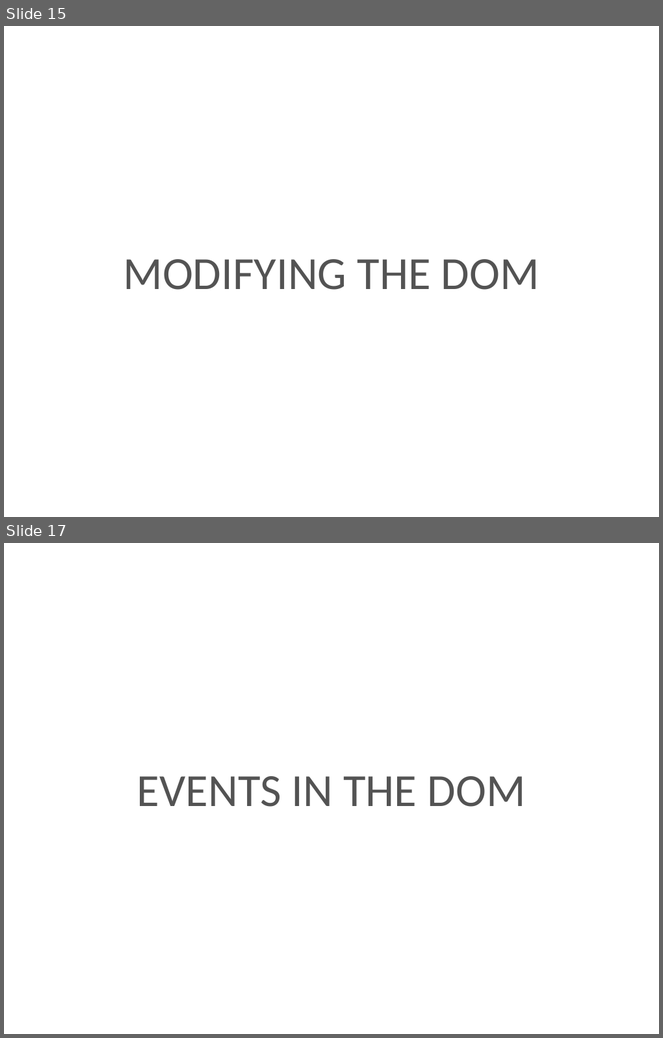
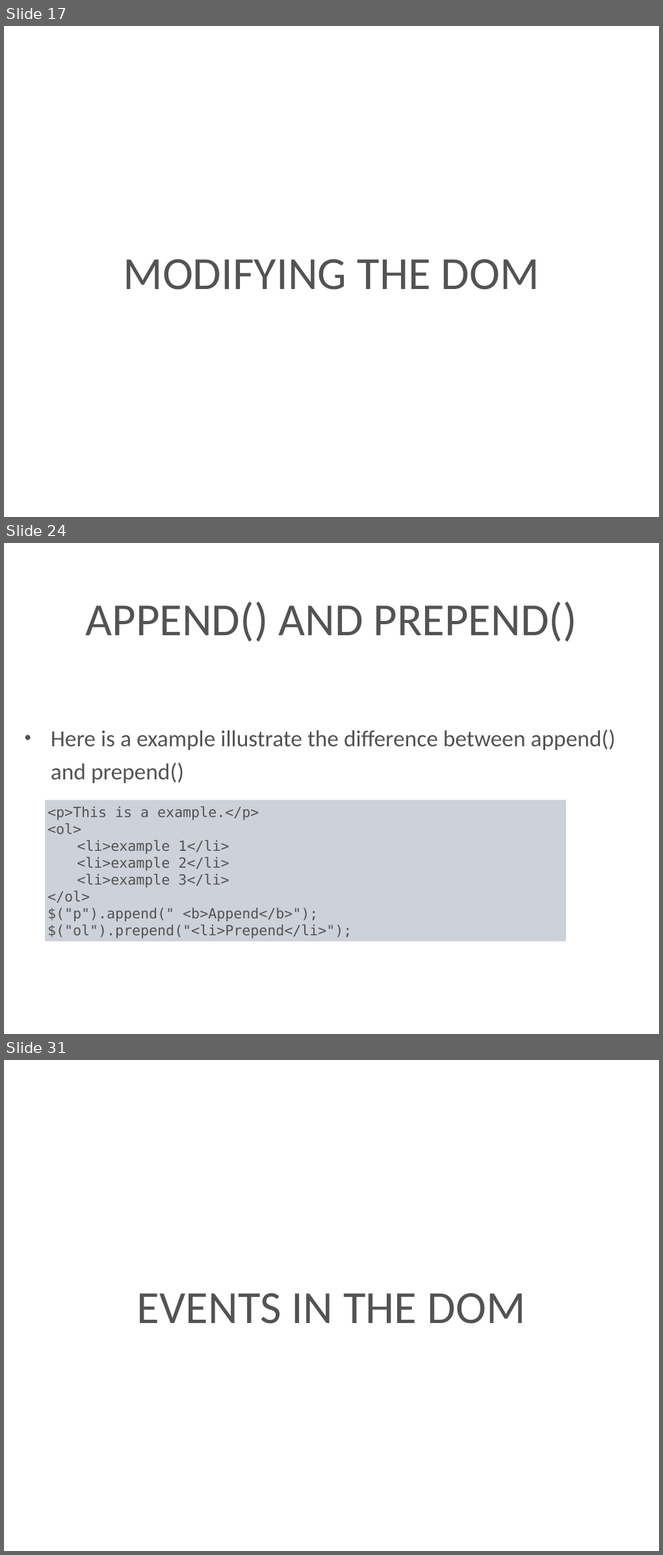
Before and after one commit to kenton-steiner18/Techtasks, a slide deck: presentation/jQuery.pptx. Shown one above the other, each under a label of ours: slides 15 and 17 before the commit, slides 17, 24 and 31 after it; the slides between them are not shown. The pictures are 663x1038 and 663x1555 pixels, drawn with LibreOffice and Linux fonts; fonts in the diff are those of the drawing; background and template pictures are left out. Boxes give left, top, right and bottom in pixels: in the first picture for what was removed or moved away, otherwise in the second. Text is boxed around its words. In the diff, an @@ line names an element or a change of style, - is before the commit and + after.

```diff
--- a/presentation/jQuery.pptx
+++ b/presentation/jQuery.pptx
@@ slide 24 added at <box>4,543,659,1034</box>, background picture (left out) @@
@@ title added at <box>86,601,577,642</box>, 72 pt, text #535353 @@
+APPEND() AND PREPEND()
@@ text added at <box>51,730,616,783</box>, 36 pt, text #535353 @@
+• Here is a example illustrate the difference between append() and prepend()
@@ rectangle added at <box>45,800,566,941</box>, fill #9DA5B4 at 50% opacity, 22 pt, text #535353 @@
+<p>This is a example.</p>
+<ol>
+<li>example 1</li>
+<li>example 2</li>
+<li>example 3</li>
+</ol>
+$("p").append(" <b>Append</b>");
+$("ol").prepend("<li>Prepend</li>");
@@ what was slide 15 is now slide 17 @@
@@ what was slide 17 is now slide 31 @@
```
Also in this commit, not shown: 2 slides changed, 14 other slides added, 1 slide removed.
